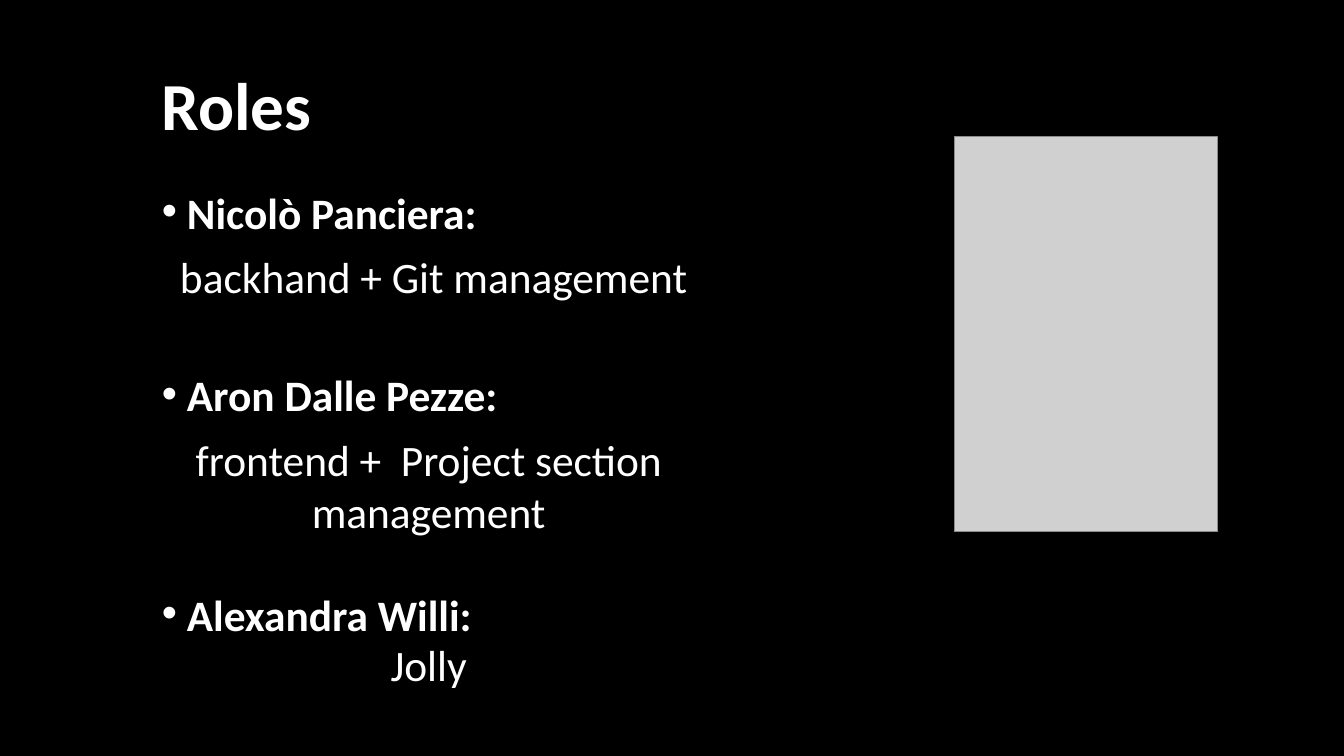
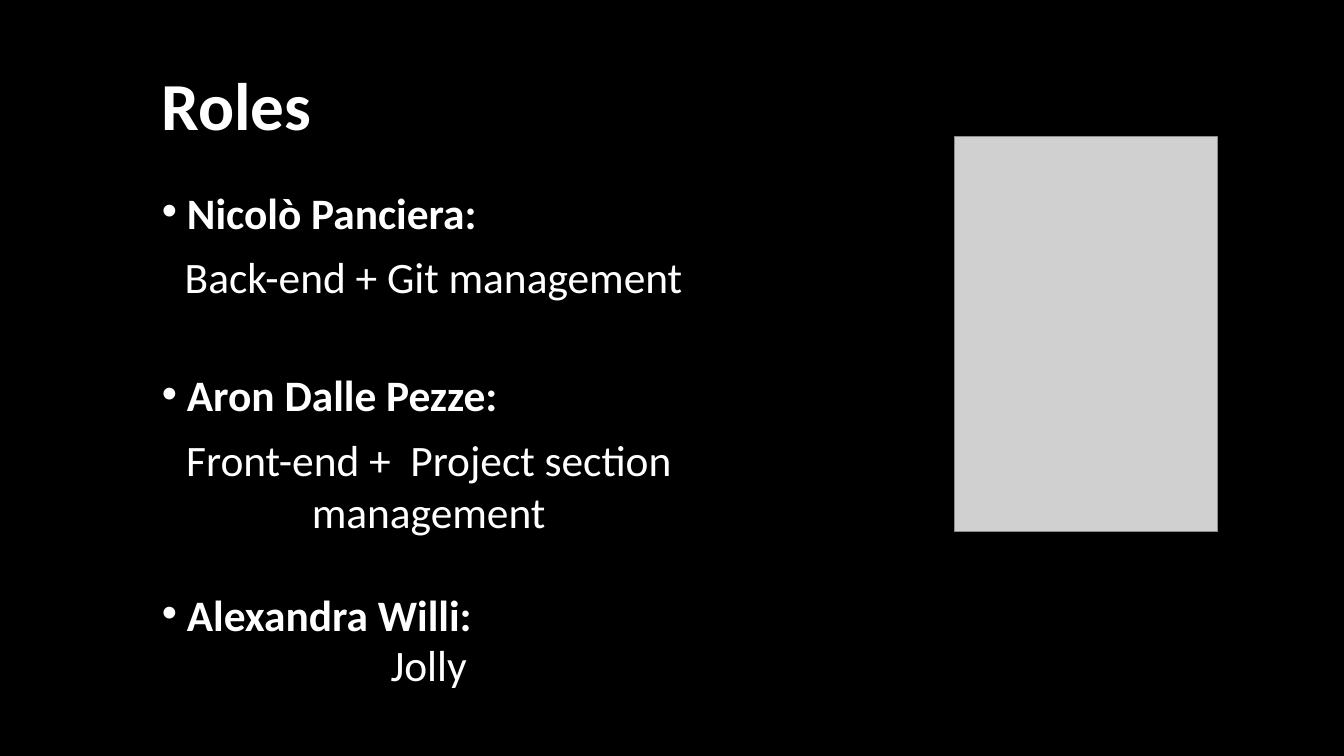
Before and after one commit to Pancin/sa3fluxx, a slide deck: slide 2 of misc/presentations/Fluxx_Second_Presentation.pptx. Drawn at 1344x756 pixels with LibreOffice and Linux fonts; fonts in the diff are those of the drawing; grey boxes stand for pictures. Boxes give left, top, right and bottom in pixels: in the first picture for what was removed or moved away, otherwise in the second. Text is boxed around its words. In the diff, an @@ line names an element or a change of style, - is before the commit and + after.

```diff
--- a/misc/presentations/Fluxx_Second_Presentation.pptx
+++ b/misc/presentations/Fluxx_Second_Presentation.pptx
@@ text at box(185, 263, 683, 301): text changed @@
-backhand + Git management
+Back-end + Git management
@@ text at box(186, 446, 672, 536): text changed @@
-frontend + Project section management
+Front-end + Project section management
```
Also in this commit, not shown: 1 other slide changed.
